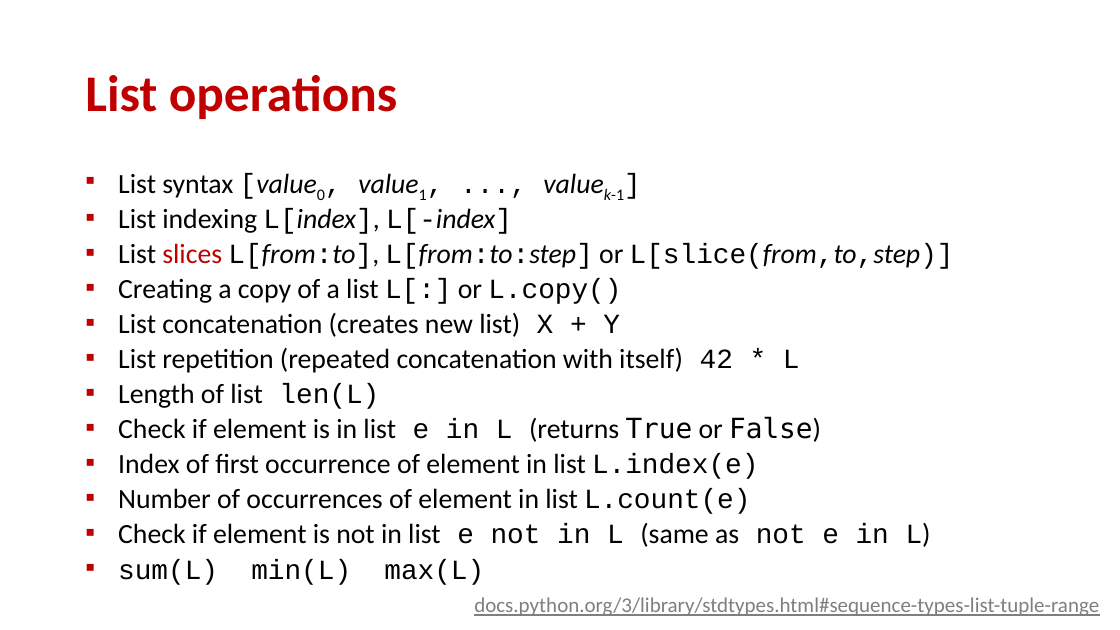
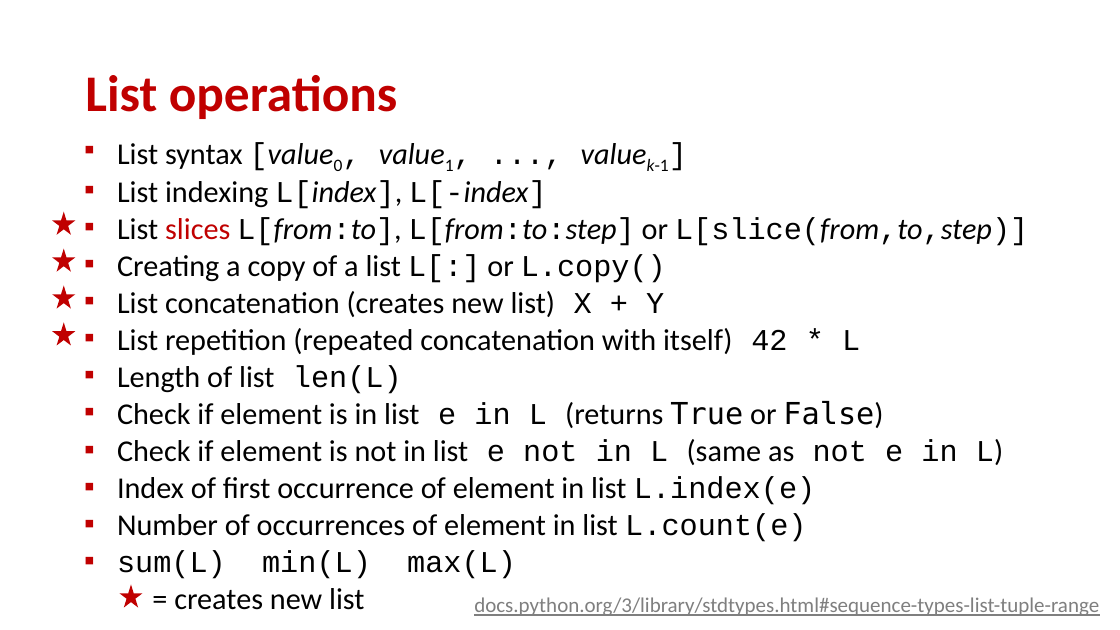
Before and after one commit to gsbrodal/gsbrodal.github.io, a slide deck: slide 2 of ipsa/slides/lists.pptx. Drawn at 1120x630 pixels with LibreOffice and Linux fonts; fonts in the diff are those of the drawing. Boxes give left, top, right and bottom in pixels: in the first picture for what was removed or moved away, otherwise in the second. Text is boxed around its words. In the diff, an @@ line names an element or a change of style, - is before the commit and + after.

Commit message:
updated slides

```diff
--- a/ipsa/slides/lists.pptx
+++ b/ipsa/slides/lists.pptx
@@ text "List syntax [value0, value1, ..., ...": place and size @@
-text "List syntax [value0, value1, ..., ..." at box(118, 174, 954, 585)
+text "List syntax [value0, value1, ..., ..." at box(117, 143, 1028, 610)
@@ text at box(117, 143, 1028, 579): size 23.8 to 25.9 pt in "List syntax [value0, value1, ..., valuek-1]", "List indexing L[index], L[-index]", "List slices L[from:to], L[from:to:step] or L[slice(from,to,s ...", "Creating a copy of a list L[:] ..." and 7 more places @@
@@ star added at box(52, 212, 76, 235), fill #C00000 @@
@@ star added at box(52, 249, 76, 272), fill #C00000 @@
@@ star added at box(52, 286, 76, 309), fill #C00000 @@
@@ star added at box(52, 323, 76, 346), fill #C00000 @@
@@ text at box(117, 439, 1003, 465): paragraph added @@
+▪ Check if element is not in list e not in L (same as not e in L)
@@ text at box(118, 523, 931, 547): paragraph removed @@
-▪ Check if element is not in list e not in L (same as not e in L)
@@ star added at box(119, 585, 143, 608), fill #C00000 @@
@@ text at box(174, 588, 364, 610): paragraph added @@
+= creates new list
```
Also in this commit, not shown: 2 other slides changed, 11 other files.
